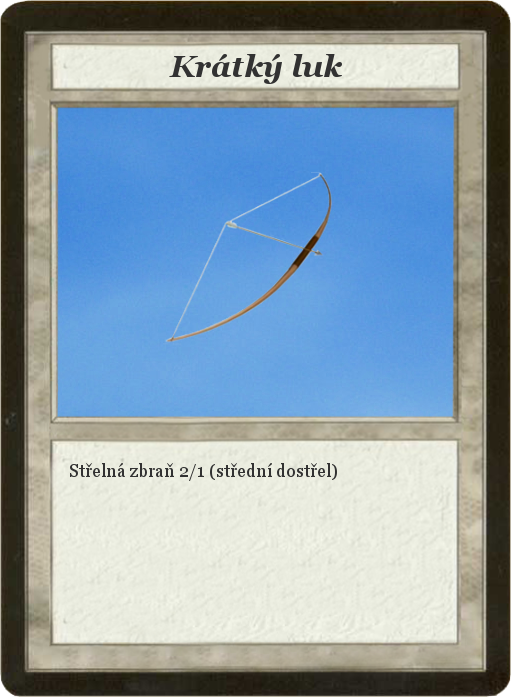
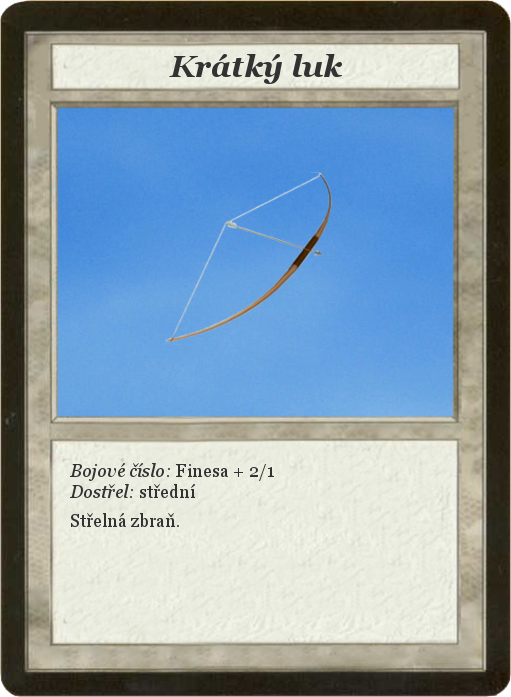
Layer changes from the first 511×697 image to the second:
renamed "Střelná zbraň 2/1 (střední dos..." to "Bojové číslo: Finesa + 2/1 ...", painted on it over <box>69,463,337,527</box>
